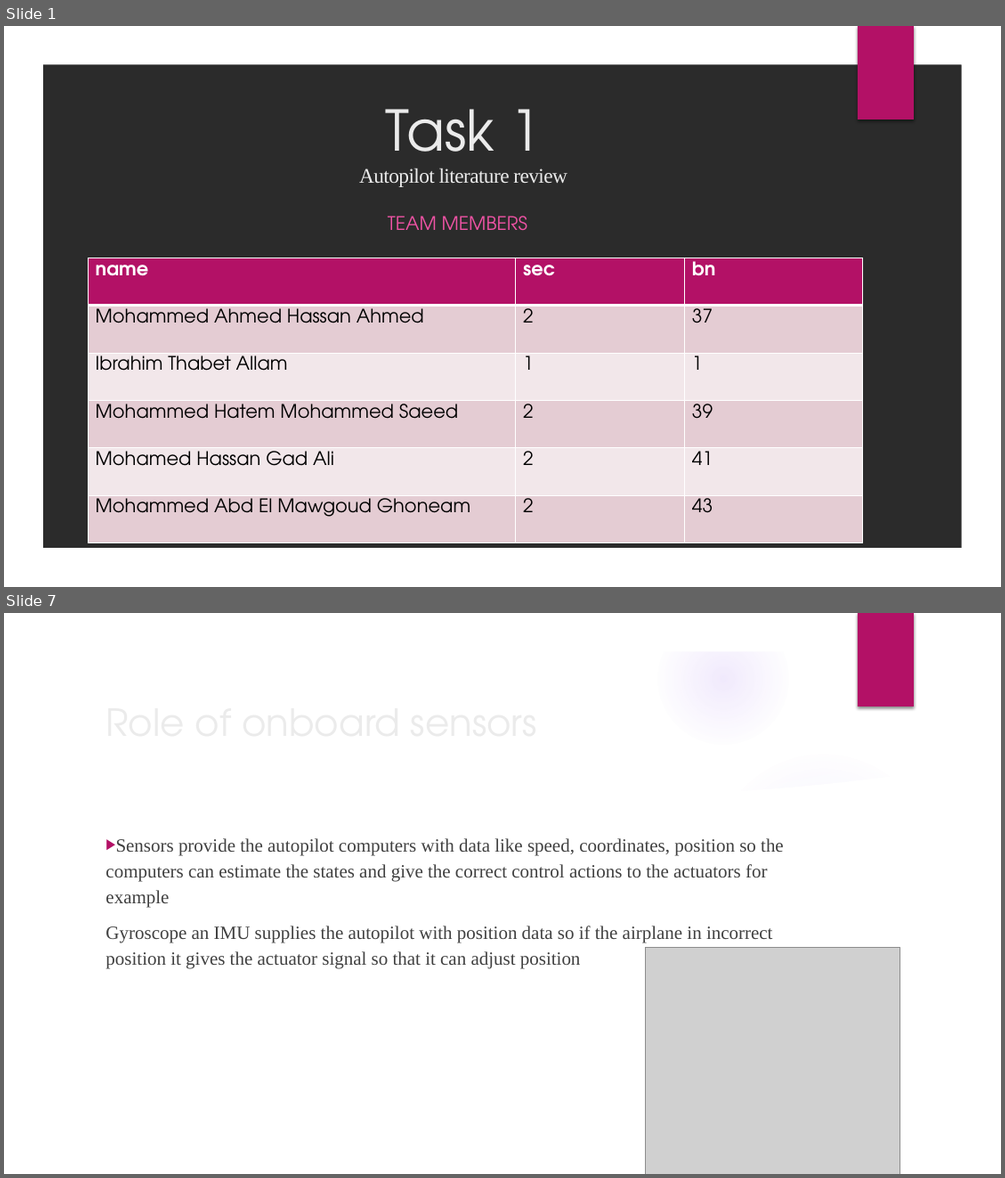
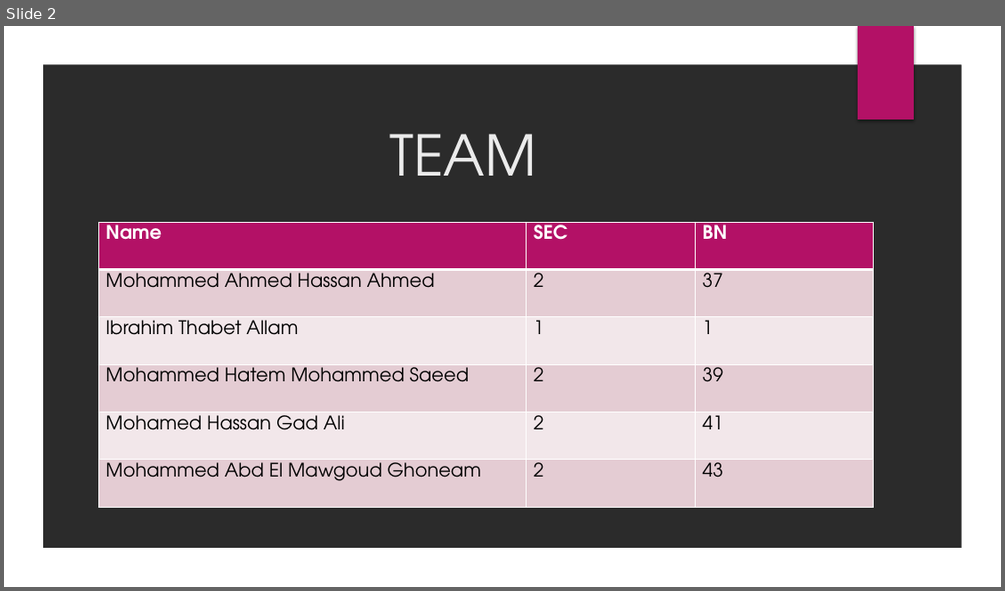
Before and after one commit to Aero-Mohamed/Autopilot, a slide deck: Task 2/Task2_G4_presentation.pptx. Shown one above the other, each under a label of ours: slides 1 and 7 before the commit, slide 2 after it; the slides between them are not shown. The pictures are 1005x1178 and 1005x591 pixels, drawn with LibreOffice and Linux fonts; fonts in the diff are those of the drawing; grey boxes stand for pictures; background and template pictures are left out; a plain dark background stands for a picture behind light text. Boxes give left, top, right and bottom in pixels: in the first picture for what was removed or moved away, otherwise in the second. Text is boxed around its words. In the diff, an @@ line names an element or a change of style, - is before the commit and + after.

Commit message:
Task 2 is completed.

```diff
--- a/Task 2/Task2_G4_presentation.pptx
+++ b/Task 2/Task2_G4_presentation.pptx
@@ slide 7 removed at box(4, 613, 1001, 1174), background picture (left out); not listed: 2 template elements that a slide beside it also shows @@
@@ group removed at box(4, 614, 970, 1174): 5 ellipses, 2 freeform shapes @@
@@ text removed at box(105, 838, 784, 969) @@
-▶ Sensors provide the autopilot computers with data like speed, coordinates, position so the computers can estimate the states and give the correct control actions to the actuators for example
-Gyroscope an IMU supplies the autopilot with position data so if the airplane in incorrect position it gives the actuator signal so that it can adjust position
@@ title removed at box(116, 839, 174, 852) @@
-Role of onboard sensors
@@ picture removed at box(646, 948, 900, 1174) @@
@@ what was slide 1 is now slide 2 @@
@@ slide 2 changed as well @@
@@ title at box(389, 134, 536, 176): text changed; size 20 to 54 pt; font Times New Roman to TeX Gyre Adventor @@
-Task 1
-Autopilot literature review
+TEAM
@@ table at box(98, 222, 873, 507) @@
-row 1: name | sec | bn
+row 1: Name | SEC | BN
@@ table: place and size @@
-table at box(88, 257, 863, 543)
+table at box(98, 222, 873, 507)
@@ subtitle removed at box(388, 216, 527, 230) @@
-TEAM MEMBERS
```
Also in this commit, not shown: 1 other slide changed, 8 slides added, 18 other slides removed, 8 other files.
